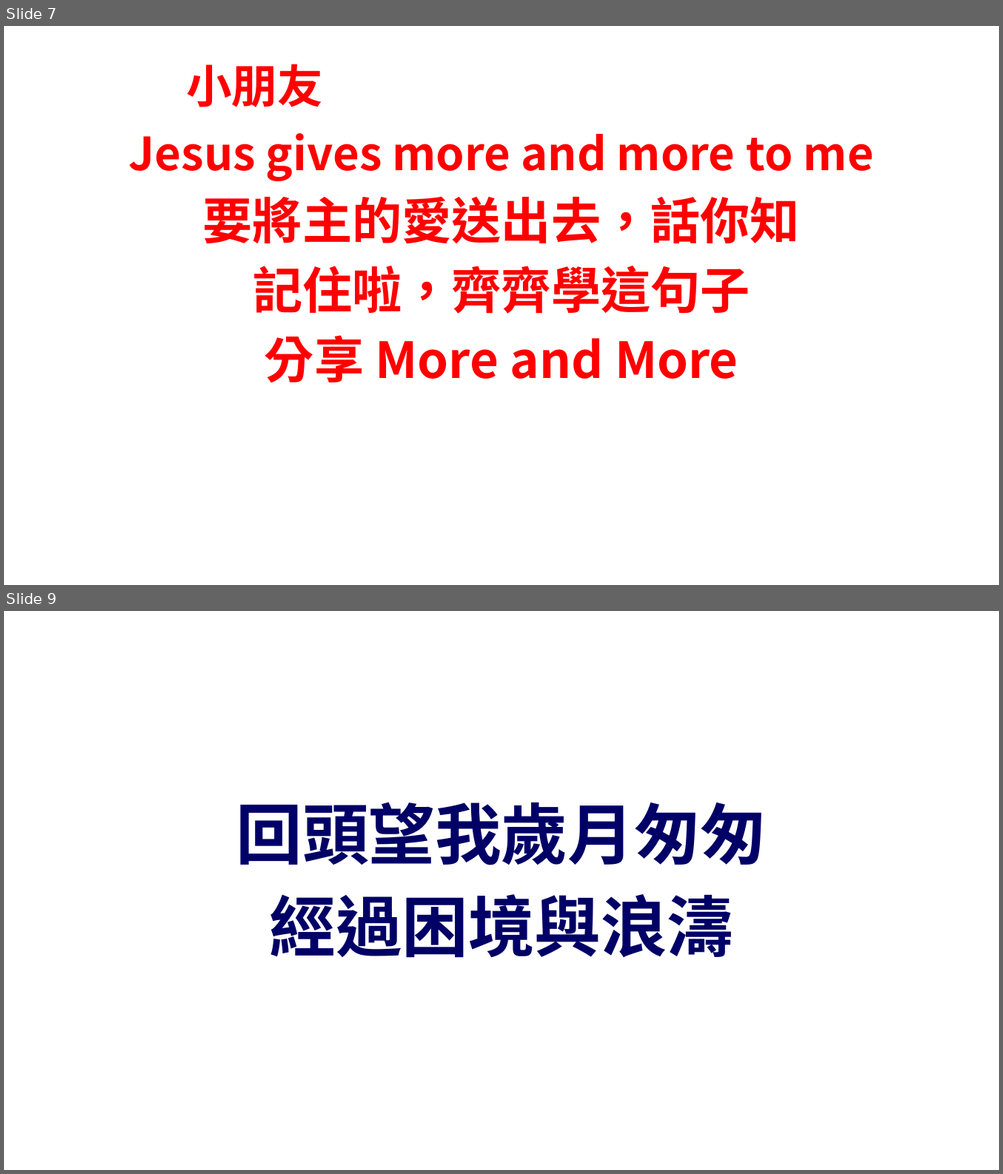
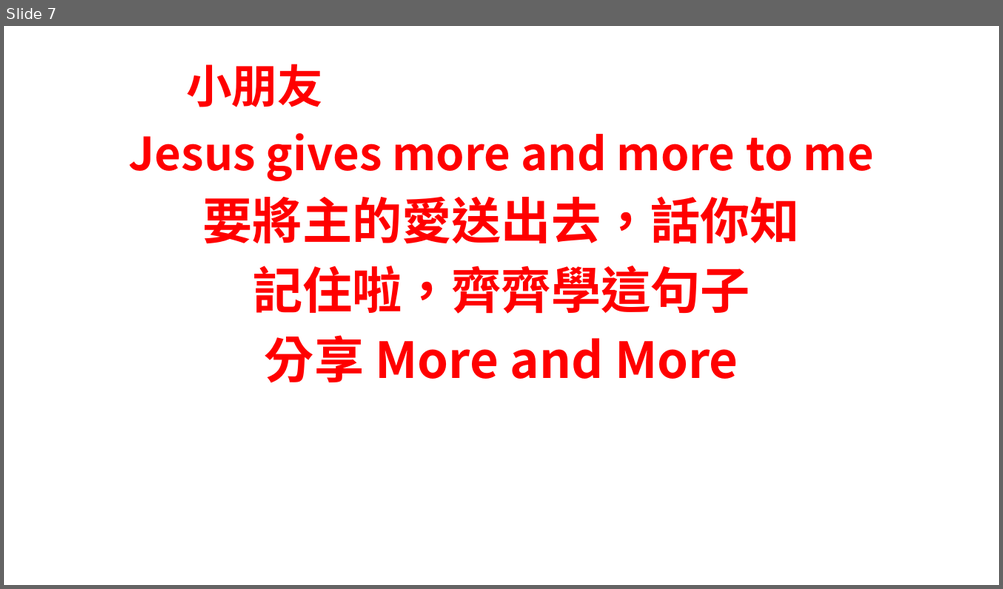
Before and after one commit to batisuoc/bible-school, a slide deck: 2020/11月.pptx. Shown one above the other, each under a label of ours: slides 7 and 9 before the commit, slide 7 after it; the slides between them are not shown. The pictures are 1003x1174 and 1003x589 pixels, drawn with LibreOffice and Linux fonts; fonts in the diff are those of the drawing; background and template pictures are left out. Boxes give left, top, right and bottom in pixels: in the first picture for what was removed or moved away, otherwise in the second. Text is boxed around its words. In the diff, an @@ line names an element or a change of style, - is before the commit and + after.

```diff
--- a/2020/11月.pptx
+++ b/2020/11月.pptx
@@ slide 9 removed at bbox=[4, 611, 999, 1170], background picture (left out) @@
@@ text removed at bbox=[236, 802, 766, 958] @@
-回頭望我歲月匆匆
-經過困境與浪濤
```
Also in this commit, not shown: 18 other slides removed, 1 other file.
